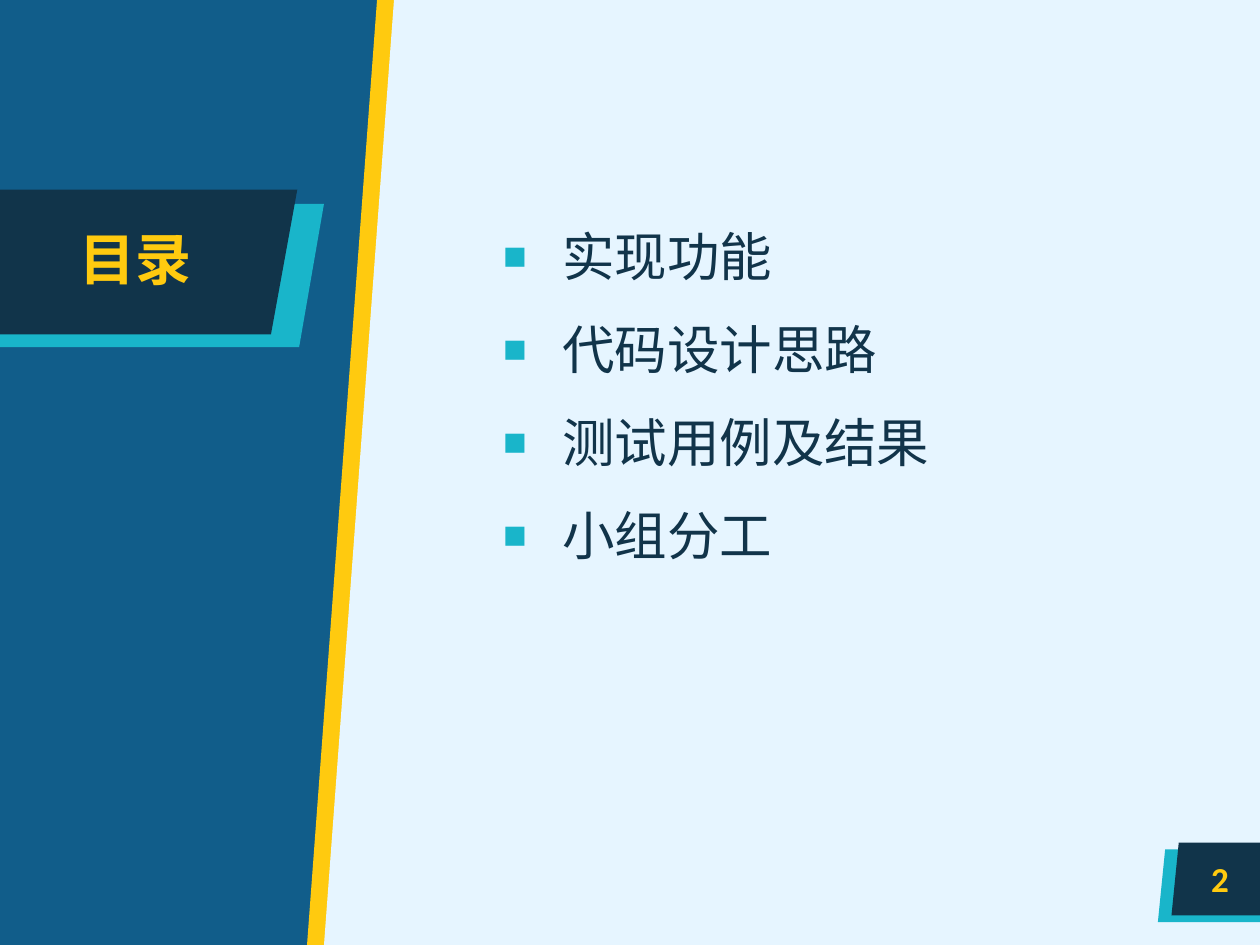
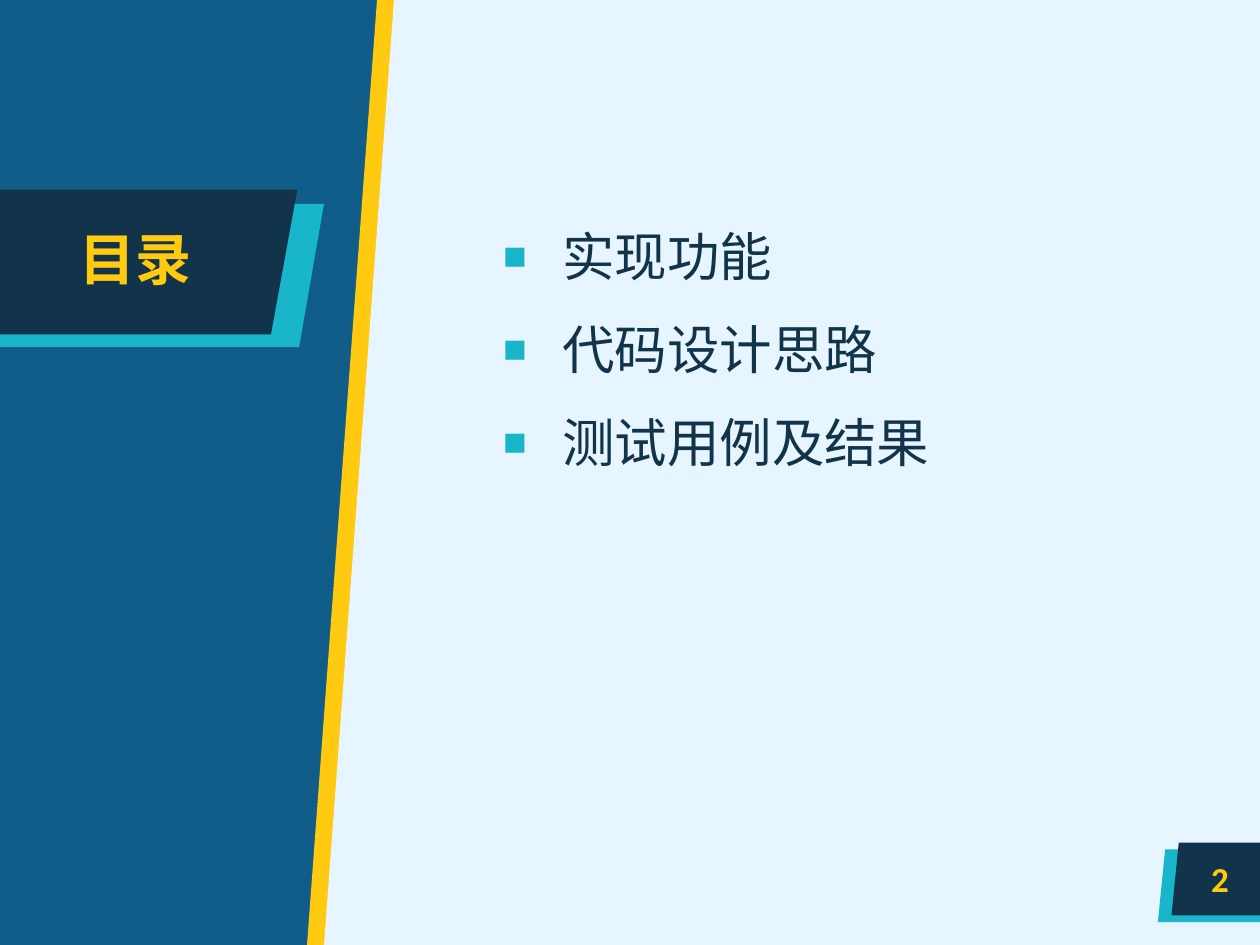
Before and after one commit to whb04/compiler-lab-2023, a slide deck: slide 2 of 编译原理第七小组实验汇报.pptx. Drawn at 1260x945 pixels with LibreOffice and Linux fonts; fonts in the diff are those of the drawing; background and template pictures are left out. Boxes give left, top, right and bottom in pixels: in the first picture for what was removed or moved away, otherwise in the second. Text is boxed around its words. In the diff, an @@ line names an element or a change of style, - is before the commit and + after.

```diff
--- a/编译原理第七小组实验汇报.pptx
+++ b/编译原理第七小组实验汇报.pptx
@@ text at (562, 511, 772, 560): paragraph removed @@
-■ 小组分工
```
Also in this commit, not shown: 2 slides removed.
